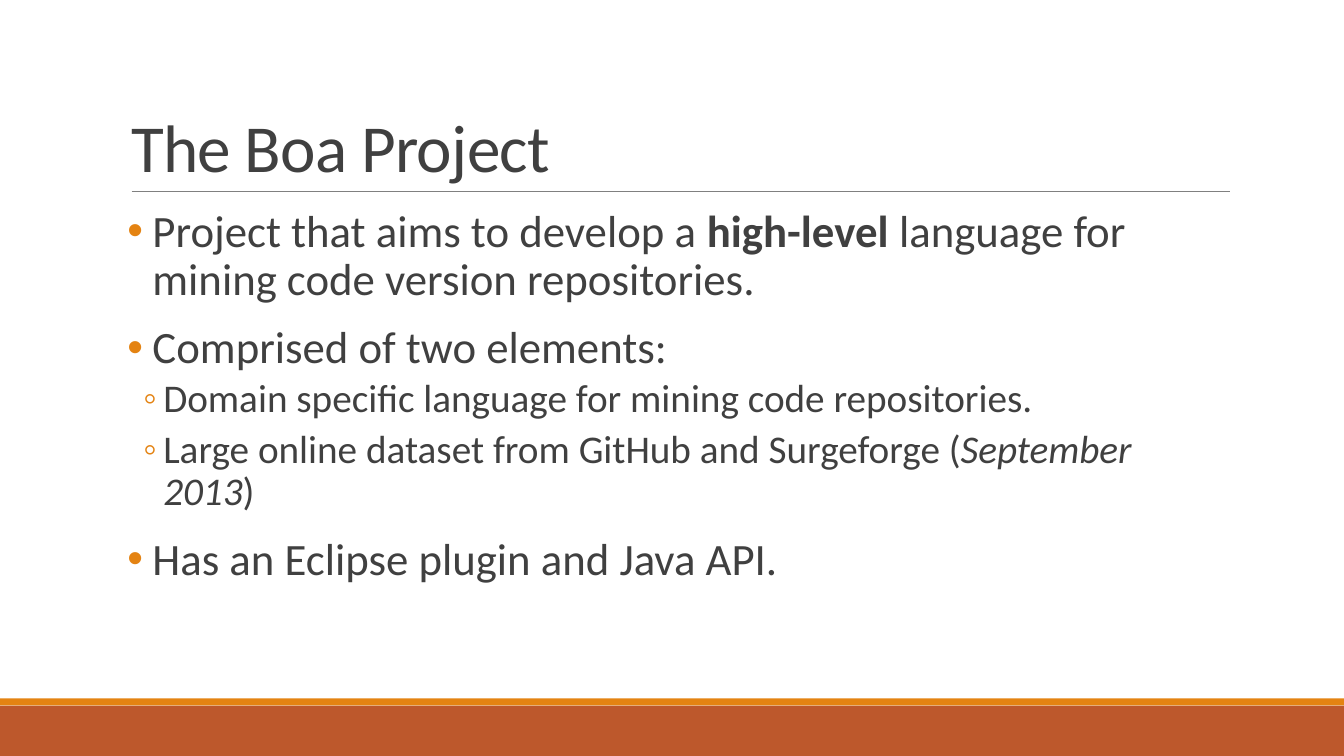
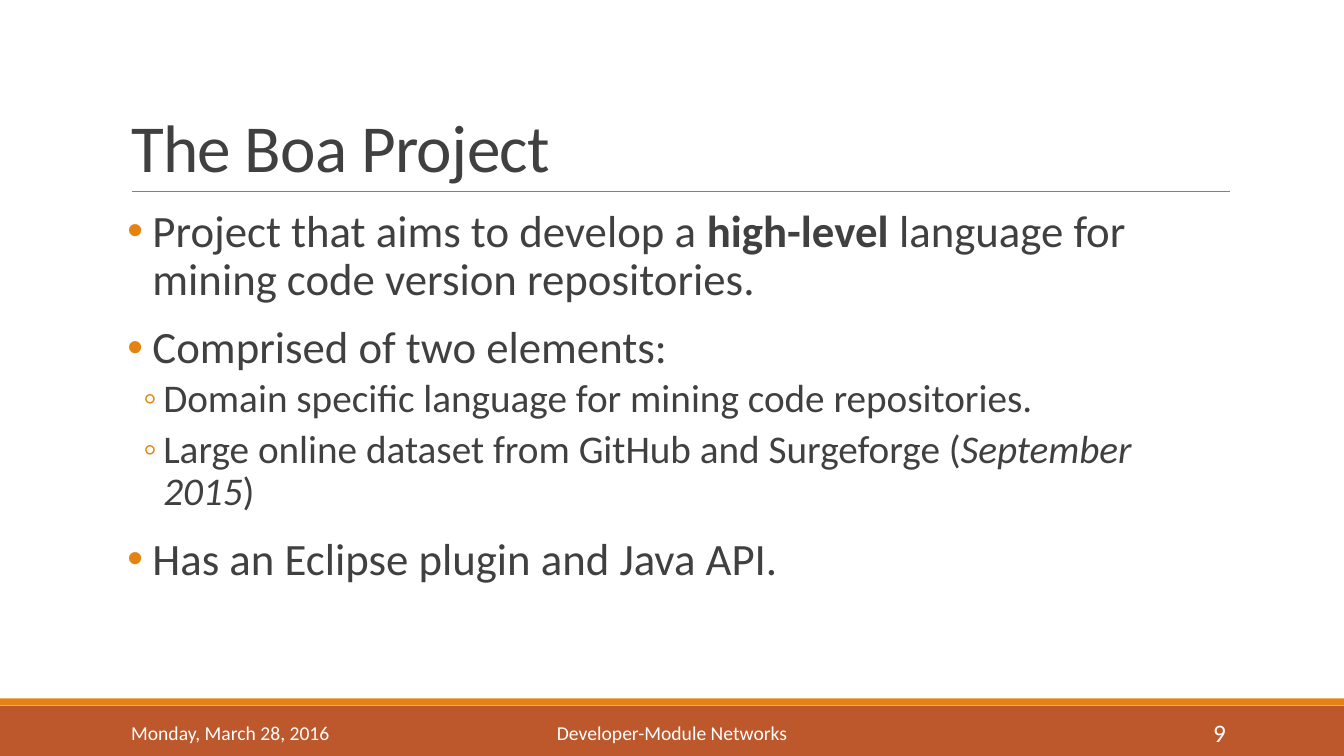
Before and after one commit to bmuscede/NetworkMine, a slide deck: slide 9 of Final-Presentation/Presentation.pptx (slide 8 before the commit). Drawn at 1344x756 pixels with LibreOffice and Linux fonts; fonts in the diff are those of the drawing. Boxes give left, top, right and bottom in pixels: in the first picture for what was removed or moved away, otherwise in the second. Text is boxed around its words. In the diff, an @@ line names an element or a change of style, - is before the commit and + after.

```diff
--- a/Final-Presentation/Presentation.pptx
+++ b/Final-Presentation/Presentation.pptx
@@ text at [163, 434, 1132, 510]: text changed @@
-  ◦ Large online dataset from GitHub and Surgeforge (September 2013)
+  ◦ Large online dataset from GitHub and Surgeforge (September 2015)
@@ text added at [131, 726, 330, 743], 14 pt, text #FFFFFF @@
+Monday, March 28, 2016
@@ text added at [557, 726, 787, 743], 14 pt, text #FFFFFF @@
+Developer-Module Networks
@@ page number added at [1213, 725, 1226, 742], 18 pt, text #FFFFFF @@
+9
```
Also in this commit, not shown: 18 other slides changed, 4 slides added, 1 slide removed, 17 other files.
